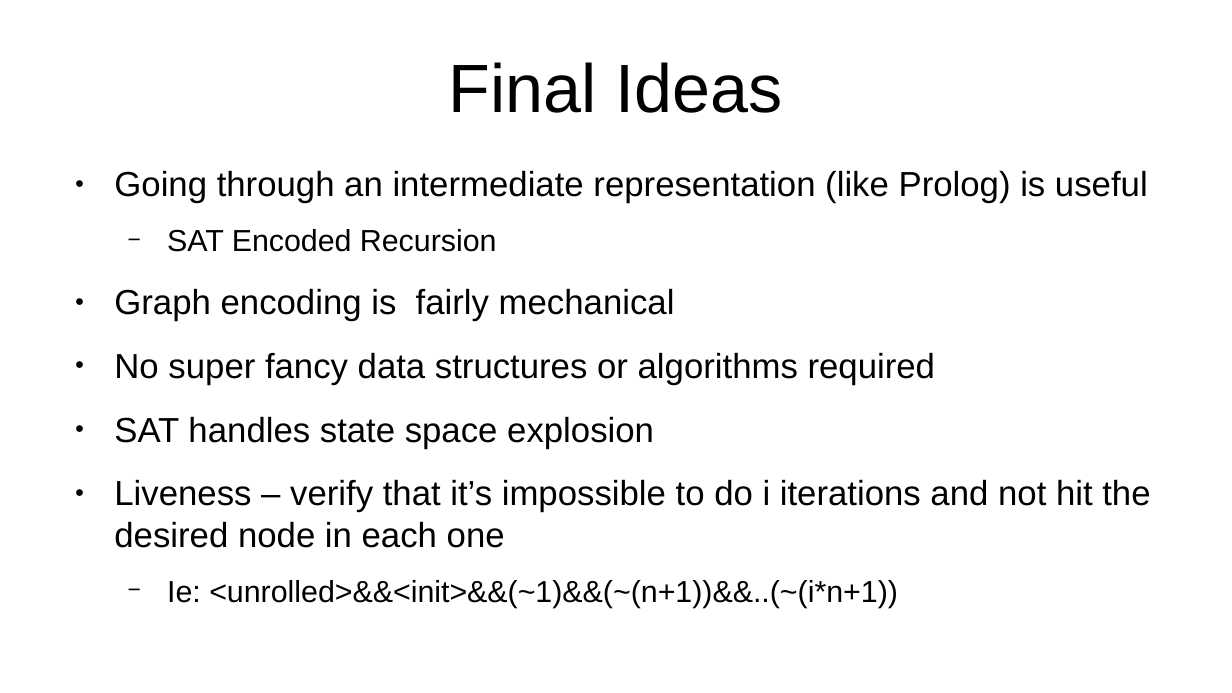
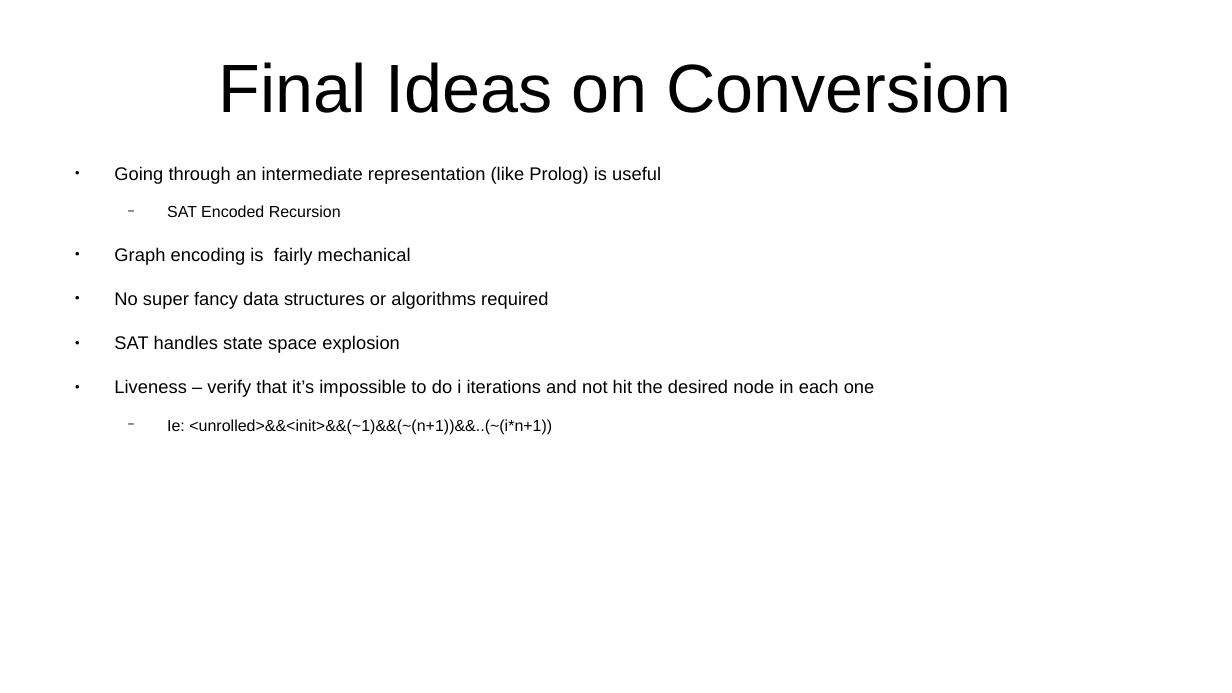
Before and after one commit to Scanteianu/FormalVerificationProject, a slide deck: slide 23 of documentation/pres.pptx. Drawn at 1232x693 pixels with LibreOffice and Linux fonts; fonts in the diff are those of the drawing. Boxes give left, top, right and bottom in pixels: in the first picture for what was removed or moved away, otherwise in the second. Text is boxed around its words. In the diff, an @@ line names an element or a change of style, - is before the commit and + after.

```diff
--- a/documentation/pres.pptx
+++ b/documentation/pres.pptx
@@ text at [219, 62, 1011, 113]: text changed @@
-Final Ideas
+Final Ideas on Conversion
@@ text "Going through an intermediate representation ..." at [114, 166, 875, 435]: size 22.4 to 11.8 pt in "Going through an intermediate representation (like Prolog) ...", "Graph encoding is fairly mechanical", "No super fancy data structures or algorithms ...", "SAT handles state space explosion" and 1 more places; size 19.6 to 10.4 pt in "SAT Encoded Recursion", "Ie: <unrolled>&&<init>&&(~1)&&(~(n+1))&&..(~(i*n+1))" @@
```
Also in this commit, not shown: 2 other slides changed, 2 slides added, 3 other files.
